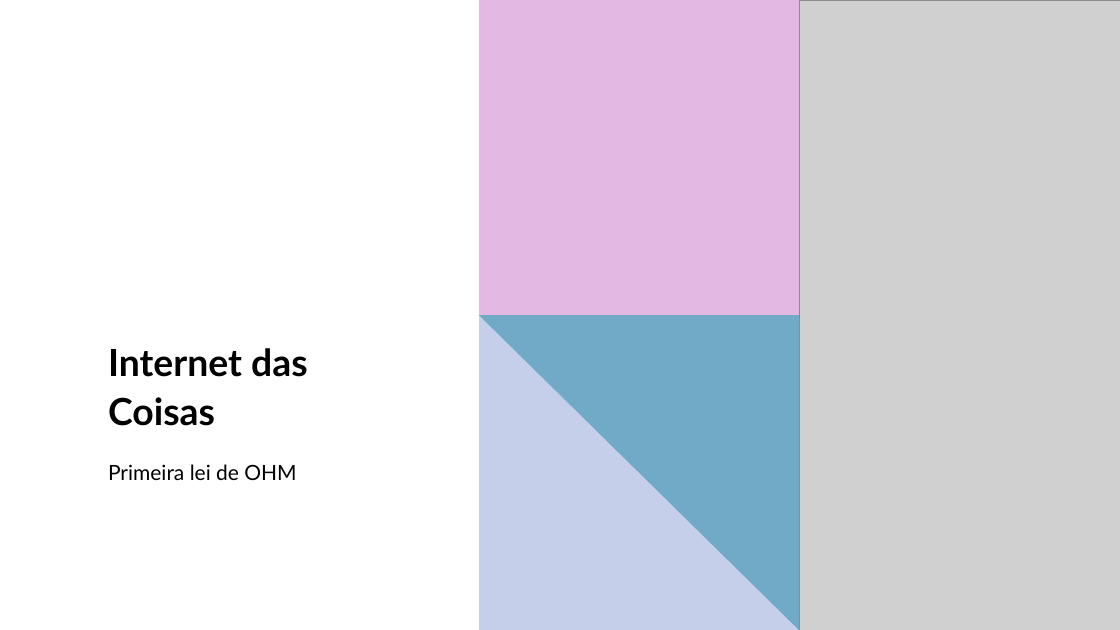
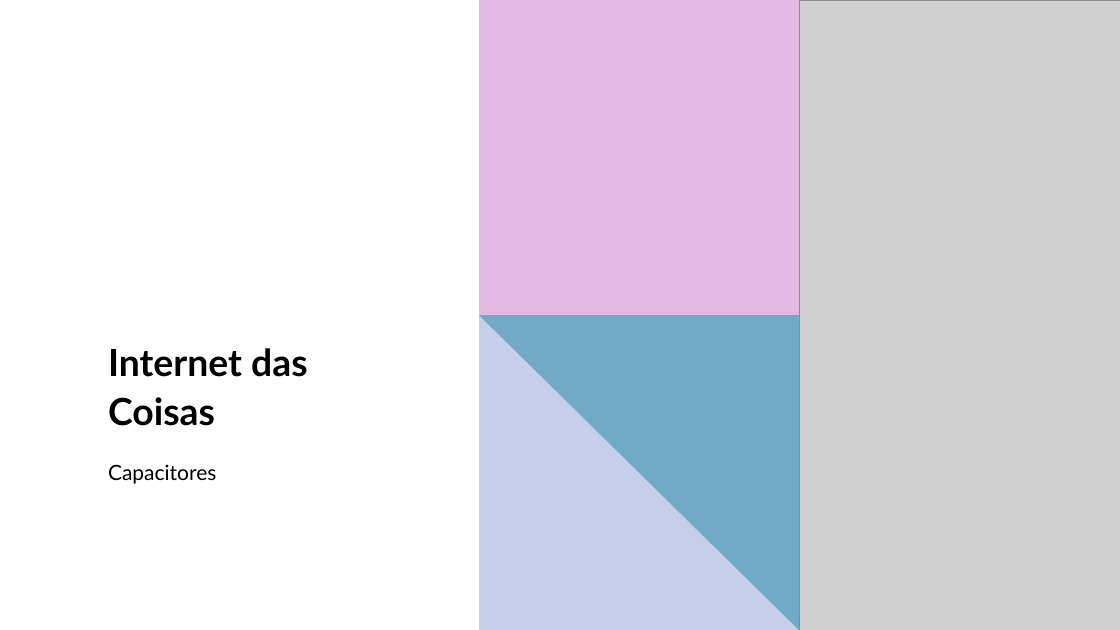
Before and after one commit to LeonardoRaiz/FATEC, a slide deck: slide 1 of Aulas/IoT/PPT/Aula 03/Aula 03.pptx. Drawn at 1120x630 pixels with LibreOffice and Linux fonts; fonts in the diff are those of the drawing; grey boxes stand for pictures. Boxes give left, top, right and bottom in pixels: in the first picture for what was removed or moved away, otherwise in the second. Text is boxed around its words. In the diff, an @@ line names an element or a change of style, - is before the commit and + after.

```diff
--- a/Aulas/IoT/PPT/Aula 03/Aula 03.pptx
+++ b/Aulas/IoT/PPT/Aula 03/Aula 03.pptx
@@ subtitle at [108, 464, 216, 484]: text changed @@
-Primeira lei de OHM
+Capacitores
```
Also in this commit, not shown: 3 slides added, 1 other file.
